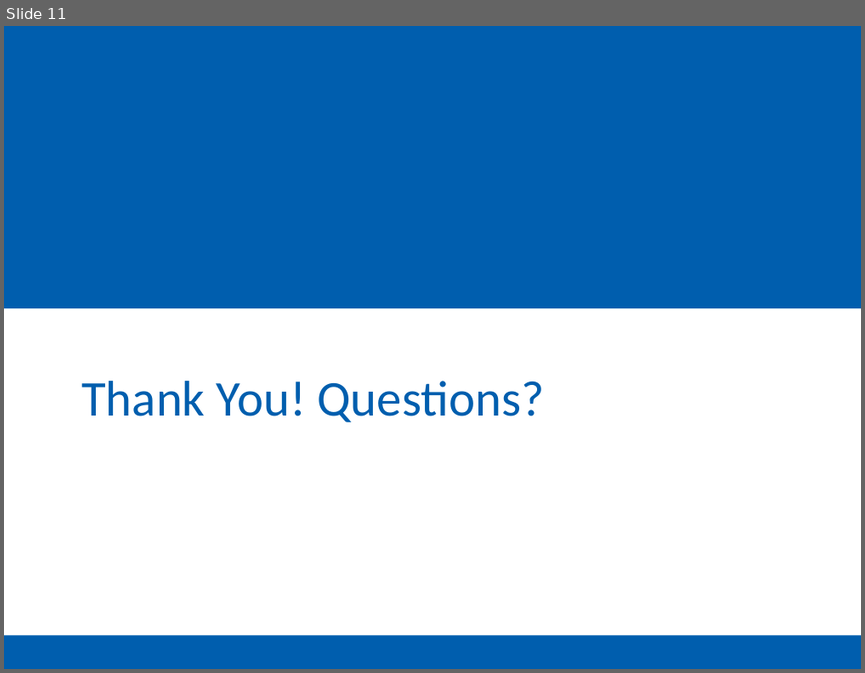
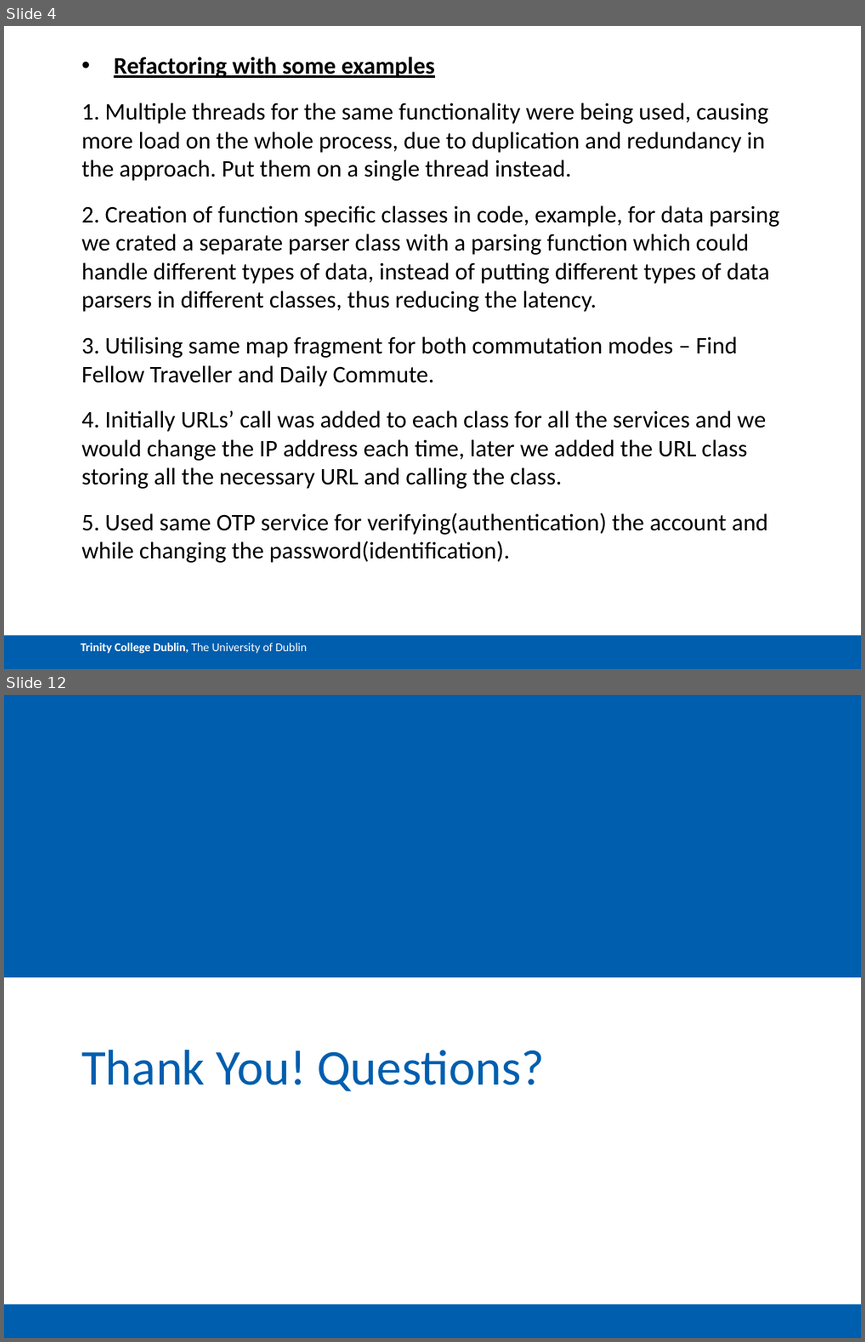
Before and after one commit to ppkkll/LoginPage, a slide deck: Documents/ASE Demo Group 9.pptx. Shown one above the other, each under a label of ours: slide 11 before the commit, slides 4 and 12 after it; the slides between them are not shown. The pictures are 865x673 and 865x1342 pixels, drawn with LibreOffice and Linux fonts; fonts in the diff are those of the drawing; background and template pictures are left out. Boxes give left, top, right and bottom in pixels: in the first picture for what was removed or moved away, otherwise in the second. Text is boxed around its words. In the diff, an @@ line names an element or a change of style, - is before the commit and + after.

```diff
--- a/Documents/ASE Demo Group 9.pptx
+++ b/Documents/ASE Demo Group 9.pptx
@@ slide 4 added at box(4, 26, 861, 669), background #FFFFFF @@
@@ text added at box(81, 57, 779, 562), 20 pt, text #000000 @@
+• Refactoring with some examples
+1. Multiple threads for the same functionality were being used, causing more load on the whole process, due to duplication and redundancy in the approach. Put them on a single thread instead.
+2. Creation of function specific classes in code, example, for data parsing we crated a separate parser class with a parsing function which could handle different types of data, instead of putting different types of data parsers in different classes, thus reducing the latency.
+3. Utilising same map fragment for both commutation modes – Find Fellow Traveller and Daily Commute.
+4. Initially URLs’ call was added to each class for all the services and we would change the IP address each time, later we added the URL class storing all the necessary URL and calling the class.
+5. Used same OTP service for verifying(authentication) the account and while changing the password(identification).
@@ rectangle added at box(4, 635, 861, 669), fill #005EAE, 10 pt, text #FFFFFF, bold @@
+Trinity College Dublin, The University of Dublin
@@ what was slide 11 is now slide 12 @@
```
Also in this commit, not shown: 9 slides changed, 1 other slide added, 1 slide removed.
